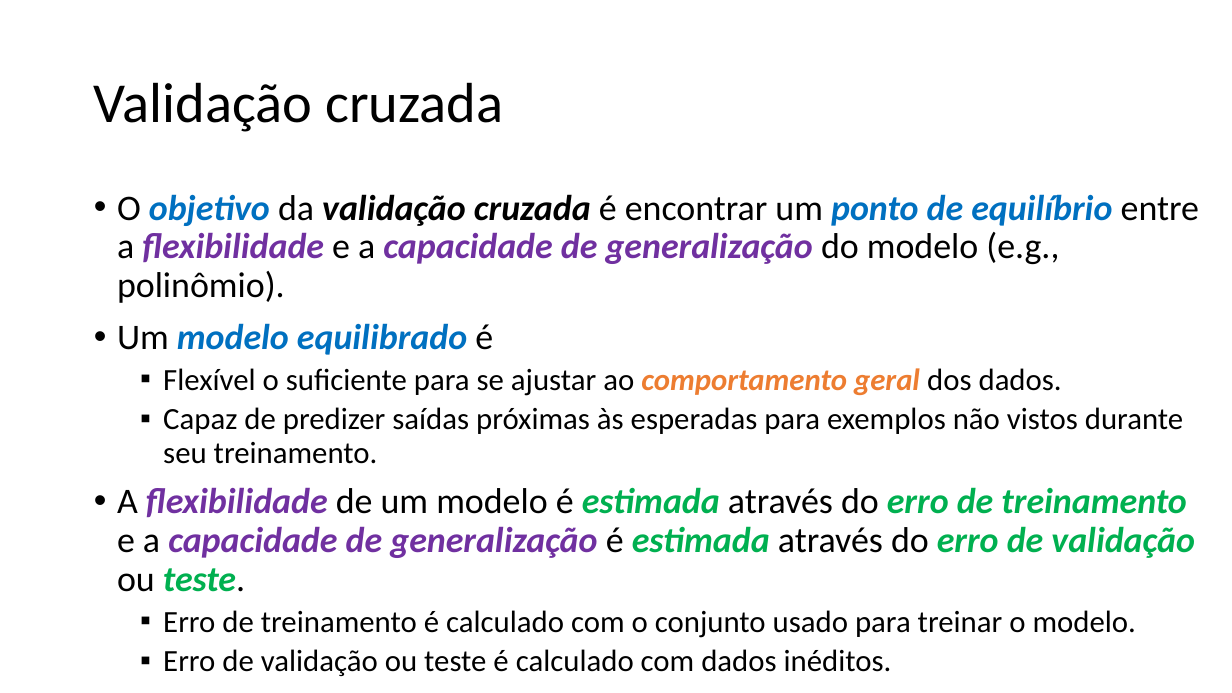
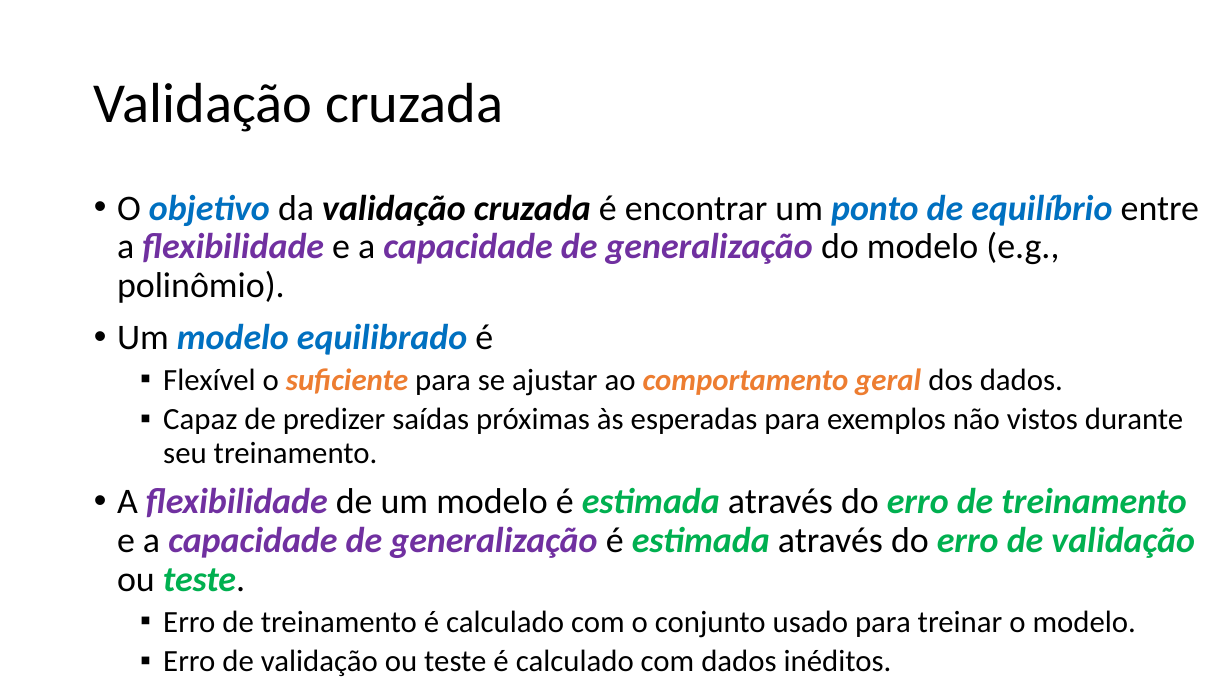
Before and after one commit to zz4fap/t319_aprendizado_de_maquina, a slide deck: slide 4 of slides/T319_Regressão_Linear (Parte V).pptx. Drawn at 1232x693 pixels with LibreOffice and Linux fonts; fonts in the diff are those of the drawing. Boxes give left, top, right and bottom in pixels: in the first picture for what was removed or moved away, otherwise in the second. Text is boxed around its words. In the diff, an @@ line names an element or a change of style, - is before the commit and + after.

```diff
--- a/slides/T319_Regressão_Linear (Parte V).pptx
+++ b/slides/T319_Regressão_Linear (Parte V).pptx
@@ text at (163,368,1063,396): text colour #000000 to #ED7D31, bold on, italic on in "suficiente" @@
```
Also in this commit, not shown: 5 other slides changed, 1 slide added.
